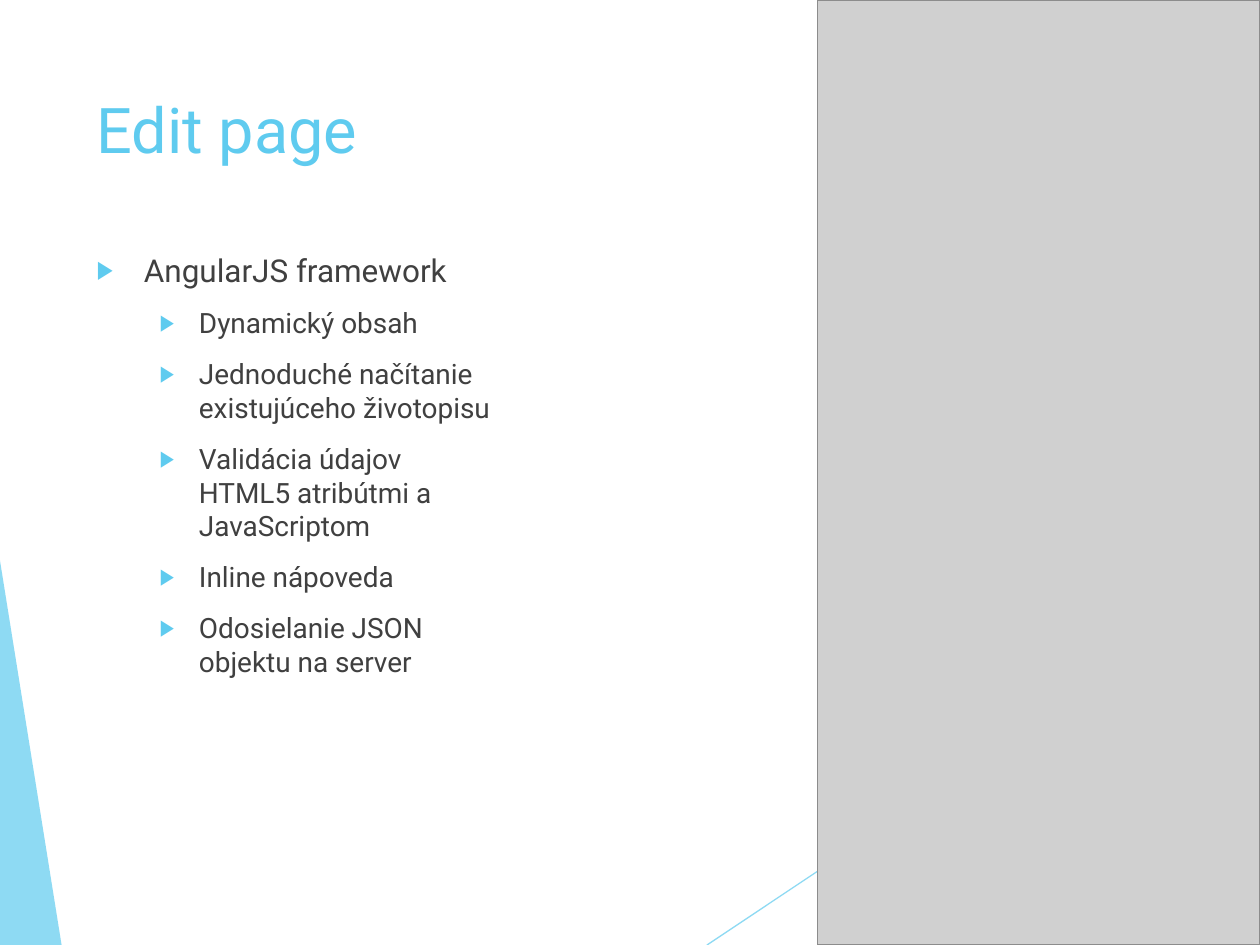
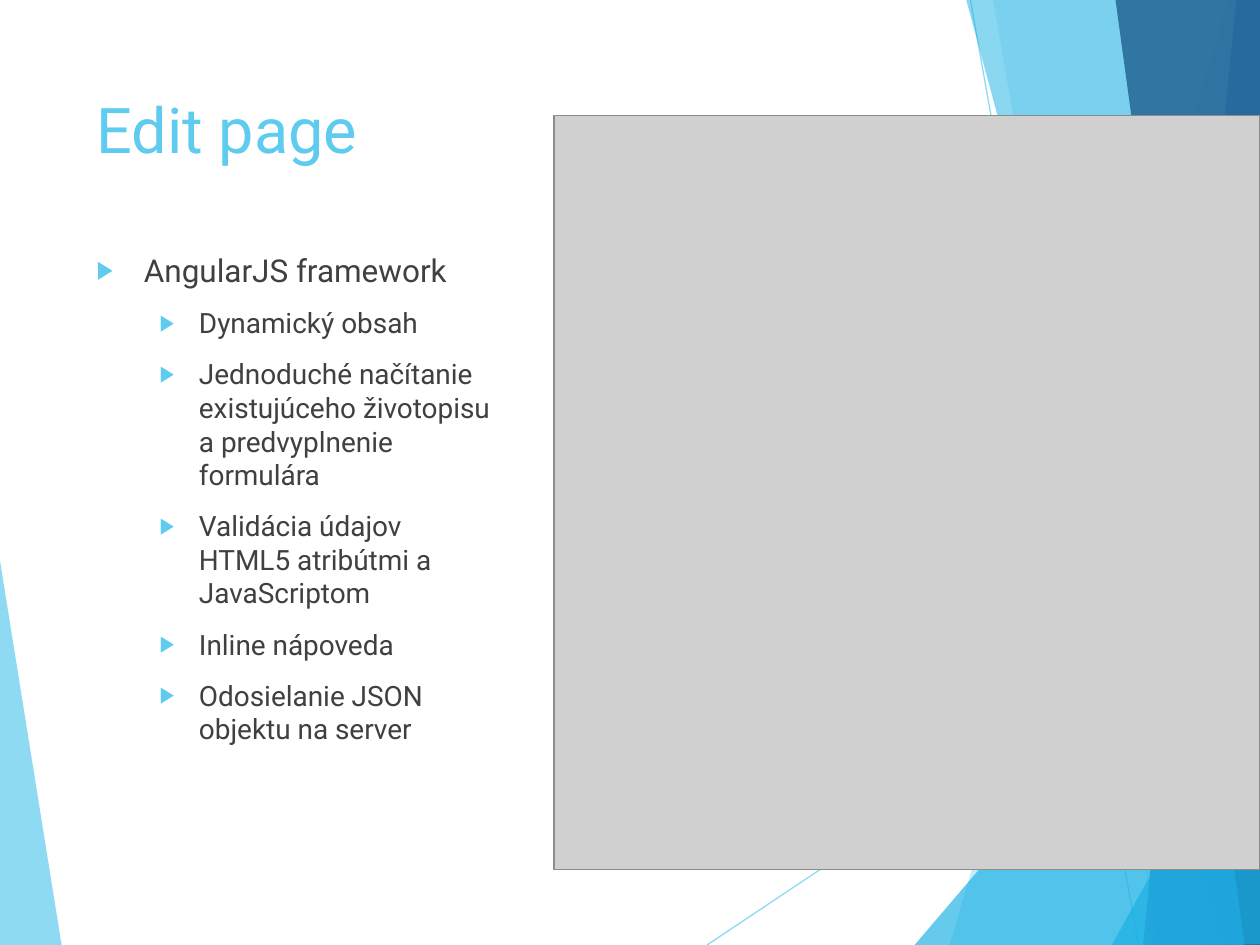
Before and after one commit to Suzii/pb138-cv_generator, a slide deck: slide 9 of defence/obhajoba.pptx (slide 10 before the commit). Drawn at 1260x945 pixels with LibreOffice and Linux fonts; fonts in the diff are those of the drawing; grey boxes stand for pictures. Boxes give left, top, right and bottom in pixels: in the first picture for what was removed or moved away, otherwise in the second. Text is boxed around its words. In the diff, an @@ line names an element or a change of style, - is before the commit and + after.

```diff
--- a/defence/obhajoba.pptx
+++ b/defence/obhajoba.pptx
@@ picture: place and size @@
-picture at (818,0,1260,945)
+picture at (554,116,1260,869)
@@ text at (199,363,490,486): text changed @@
-  ▶ Jednoduché načítanie existujúceho životopisu
+  ▶ Jednoduché načítanie existujúceho životopisu a predvyplnenie formulára
```
Also in this commit, not shown: 5 other slides changed, 3 slides added, 1 slide removed, 3 other files.
